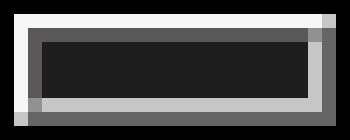
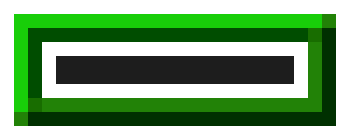
Two versions of the same layered image (350 x 140). Layer-by-layer changes:
renamed "图层 1" to "图层 7", hid it over [0, 0, 350, 140]
added layer "图层 6" over [0, 0, 350, 140]
